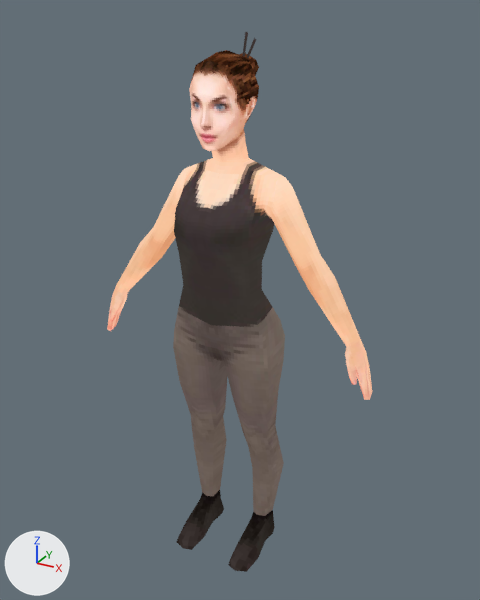
The glTF model public/3d/glb/char_00.glb: old version first, new version second.
One viewpoint serves both versions: a 50 mm lens placed at (1.29, -0.74, 0.91), pointed at (0.86, 0.05, 0.52). Arrows for +X, +Y and +Z are at lower left; the lights stay in place. The first picture is the older version. Where no turn or scale is listed for an object, it has been applied to the vertices.
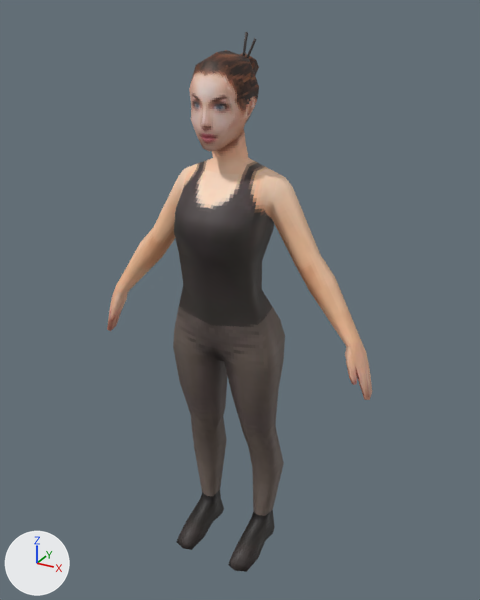
Edits to the bpy script that builds the scene:
```text
Change mat_woman_low_002:
    remove # nodes: BsdfTransparent, Emission, LightPath, MixShader, OutputMaterial, TexImage
    nodes: BsdfPrincipled, OutputMaterial, TexImage
```

Changed parts and their boxes (x1, y1, x2, y2) in the pictures (480 x 600 px):
'Object_7.001', recoloured (darker)
    both: (107, 32, 372, 571)
